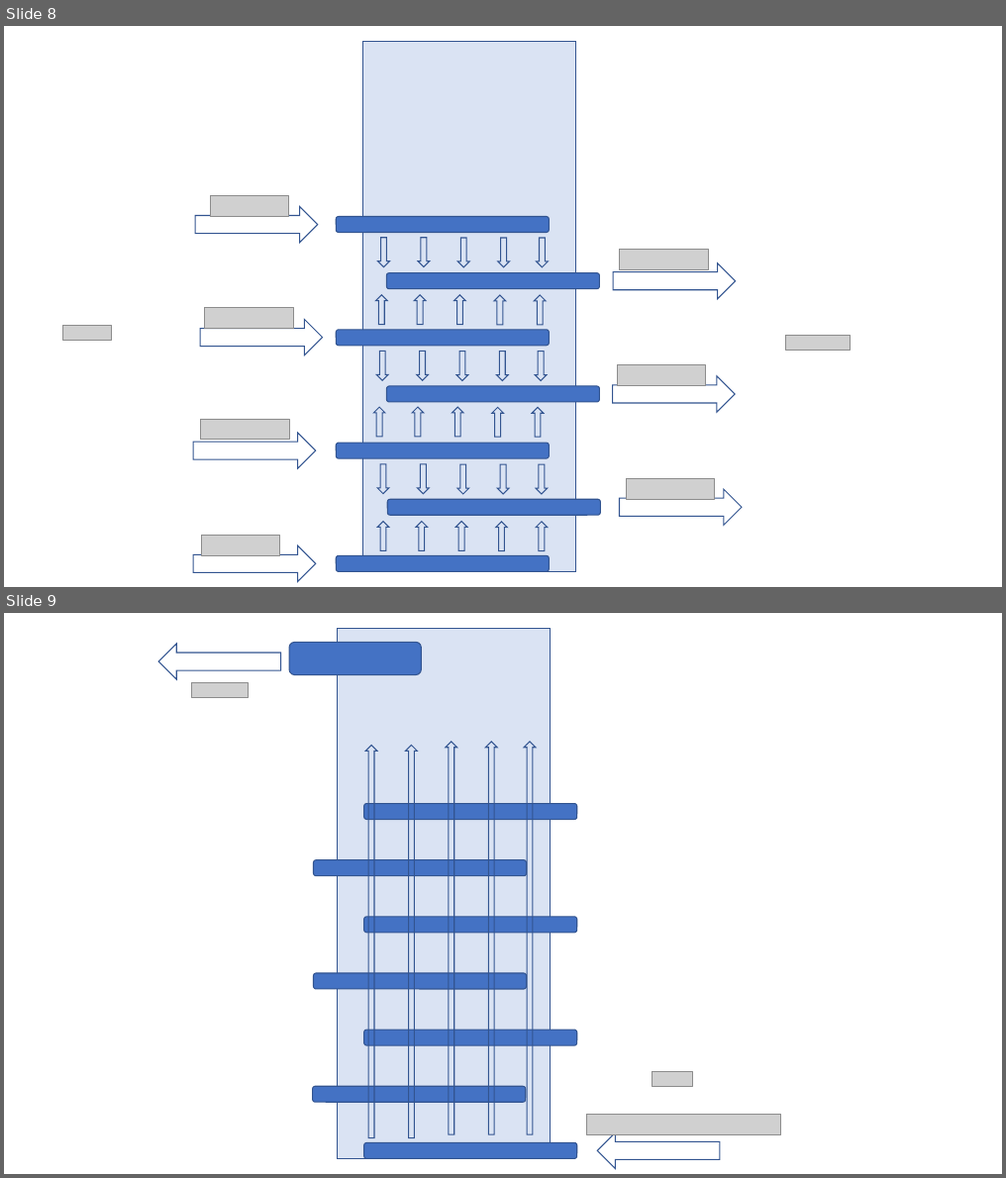
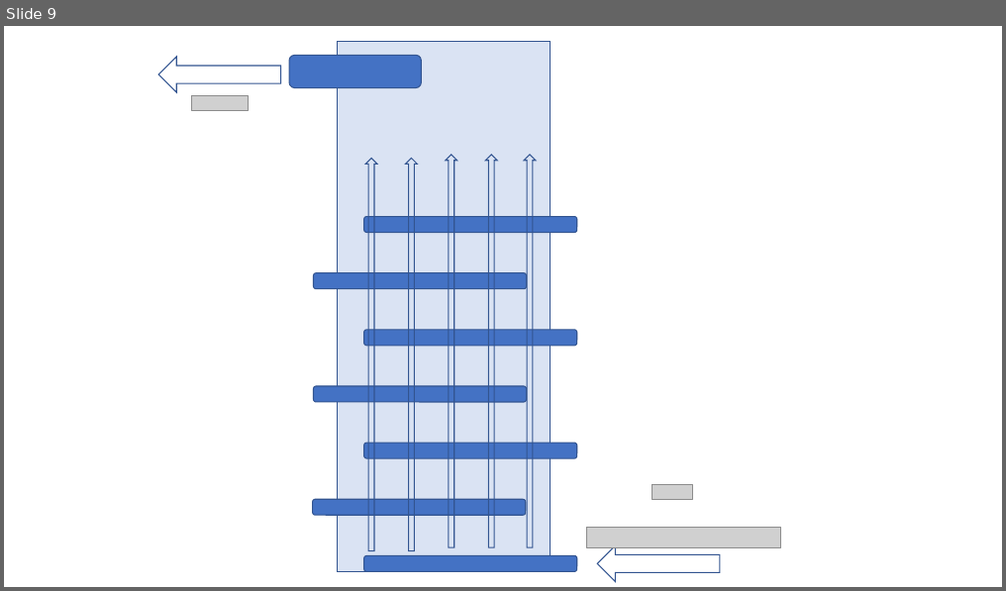
Before and after one commit to AguaClara/Textbook, a slide deck: ClareDiagrams.pptx. Shown one above the other, each under a label of ours: slides 8 and 9 before the commit, slide 9 after it. The pictures are 1006x1178 and 1006x591 pixels, drawn with LibreOffice and Linux fonts; fonts in the diff are those of the drawing; grey boxes stand for pictures. Boxes give left, top, right and bottom in pixels: in the first picture for what was removed or moved away, otherwise in the second. Text is boxed around its words. In the diff, an @@ line names an element or a change of style, - is before the commit and + after.

```diff
--- a/ClareDiagrams.pptx
+++ b/ClareDiagrams.pptx
@@ slide 8 removed at [4,26,1002,587], background #FFFFFF @@
@@ picture removed at [210,196,288,217] @@
@@ right arrow removed at [196,206,318,243] @@
@@ picture removed at [620,250,709,271] @@
@@ right arrow removed at [614,264,736,299] @@
@@ right arrow removed at [200,319,322,356] @@
@@ picture removed at [205,307,294,329] @@
@@ picture removed at [62,325,111,340] @@
@@ picture removed at [785,335,850,350] @@
@@ right arrow removed at [613,376,735,412] @@
@@ picture removed at [617,366,706,386] @@
@@ right arrow removed at [193,433,316,470] @@
@@ picture removed at [200,419,289,440] @@
@@ group removed at [337,42,601,572]: 30 down arrows, 7 rounded rectangles, 1 rectangle @@
@@ right arrow removed at [620,489,742,525] @@
@@ picture removed at [626,478,715,500] @@
@@ right arrow removed at [193,547,316,582] @@
@@ picture removed at [202,536,280,557] @@
```
Also in this commit, not shown: 1 slide added, 3 other files.
